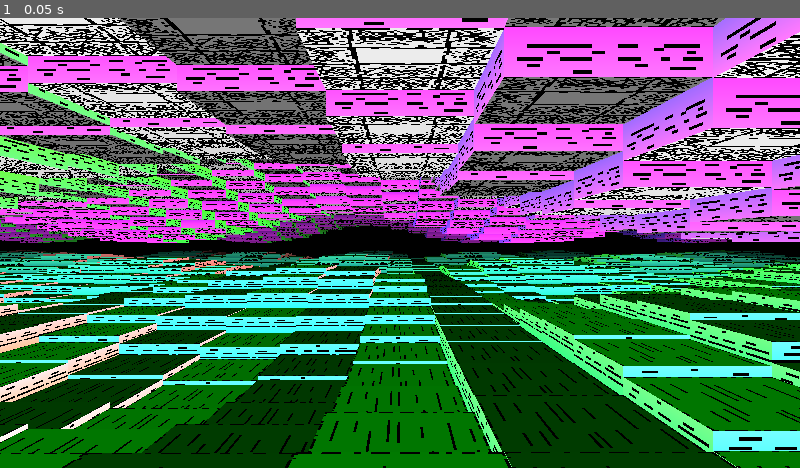
Above: before the commit, frame 1.
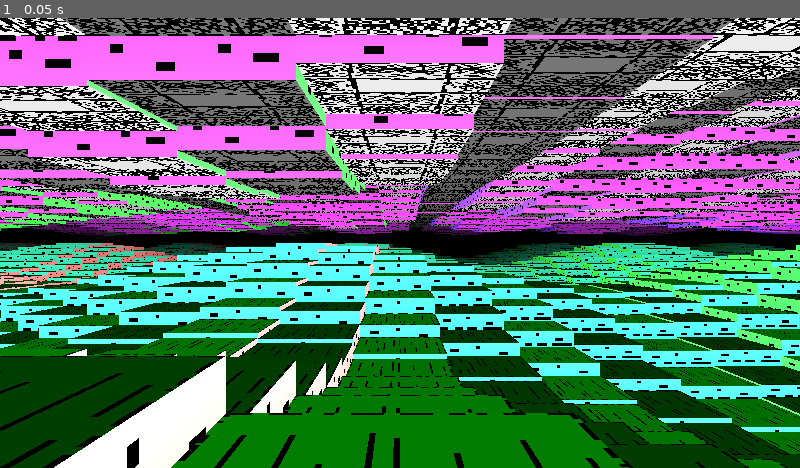
Above: after the commit, the same moment.

Repository: paulguy/3d-dungeon-test
Game: Godot game, scene res://node_3d.tscn
The game is run twice, just before and just after one commit, with the same random seed, the same clock (stepped at 60 frames per second) and the same inputs.
Inputs:
- Up to frame 1 (0.05 s): no input

The runs differ from the first frame. In frame 1, 76% of the frame differs, in the area x 0-100%, y 0-100%.

Commit message:
Allow to specify both top and bottom heights.
Also, apply top and bottom texture to both faces on both floor and
ceiling to allow for a bit more flexibility in some things.

Diff:
--- a/multi_mesh_instance_3d.gd
+++ b/multi_mesh_instance_3d.gd
@@ -1,6 +1,7 @@
 extends MultiMeshInstance3D
 
-var _heights_and_face_offsets : Image
+var _face_heights : Image
+var _face_offsets : Image
 var _face_hues_and_biases : Image
 var _floor_north_south_hues : Image
 var _floor_north_south_biases : Image
@@ -12,7 +13,8 @@
 var _ceiling_east_west_hues : Image
 var _ceiling_east_west_biases : Image
 var _ceiling_side_texture_offsets : Image
-var heights_and_face_offsets_tex : ImageTexture
+var face_heights_tex : ImageTexture
+var face_offsets_tex : ImageTexture
 var face_hues_and_biases_tex : ImageTexture
 var floor_north_south_hues_tex : ImageTexture
 var floor_north_south_biases_tex : ImageTexture
@@ -32,8 +34,8 @@
 var positions_west : ImageTexture
 
 func set_view_parameters(mesh : MeshInstance3D, fov : float, depth : int,
-						 texture : CompressedTexture2D,
-						 heights_and_face_offsets : Image, face_hues_and_biases : Image,
+						 texture : CompressedTexture2D, face_heights : Image,
+						 face_offsets : Image, face_hues_and_biases : Image,
 						 floor_north_south_hues : Image, floor_north_south_biases : Image,
 						 floor_east_west_hues : Image, floor_east_west_biases : Image,
 						 floor_side_texture_offsets : Image,
@@ -74,7 +76,8 @@
 	for i in len(positions):
 		multimesh.set_instance_transform(i, Transform3D(Basis(), Vector3(positions[i].x, 0.0, positions[i].y)))
 		multimesh.set_instance_transform(len(positions) + i, Transform3D(Basis(), Vector3(positions[i].x, 0.0, positions[i].y)))
-	_heights_and_face_offsets = heights_and_face_offsets
+	_face_heights = face_heights
+	_face_offsets = face_offsets
 	_face_hues_and_biases = face_hues_and_biases
 	_floor_north_south_hues = floor_north_south_hues
 	_floor_north_south_biases = floor_north_south_biases
@@ -86,7 +89,8 @@
 	_ceiling_east_west_hues = ceiling_east_west_hues
 	_ceiling_east_west_biases = ceiling_east_west_biases
 	_ceiling_side_texture_offsets = ceiling_side_texture_offsets
-	heights_and_face_offsets_tex = ImageTexture.create_from_image(heights_and_face_offsets)
+	face_heights_tex = ImageTexture.create_from_image(face_heights)
+	face_offsets_tex = ImageTexture.create_from_image(face_offsets)
 	face_hues_and_biases_tex = ImageTexture.create_from_image(face_hues_and_biases)
 	floor_north_south_hues_tex = ImageTexture.create_from_image(floor_north_south_hues)
 	floor_north_south_biases_tex = ImageTexture.create_from_image(floor_north_south_biases)
@@ -98,8 +102,8 @@
 	ceiling_east_west_hues_tex = ImageTexture.create_from_image(ceiling_east_west_hues)
 	ceiling_east_west_biases_tex = ImageTexture.create_from_image(ceiling_east_west_biases)
 	ceiling_side_texture_offsets_tex = ImageTexture.create_from_image(ceiling_side_texture_offsets)
-	_mesh.mesh.material.set_shader_parameter(&'heights_and_face_offsets',
-											heights_and_face_offsets_tex)
+	_mesh.mesh.material.set_shader_parameter(&'face_heights', face_heights_tex)
+	_mesh.mesh.material.set_shader_parameter(&'face_offsets', face_offsets_tex)
 	_mesh.mesh.material.set_shader_parameter(&'face_hues_and_biases',
 											face_hues_and_biases_tex)
 	_mesh.mesh.material.set_shader_parameter(&'face_hues_and_biases',
@@ -125,7 +129,8 @@
 	_mesh.mesh.material.set_shader_parameter(&'ceiling_side_texture_offsets',
 											ceiling_side_texture_offsets_tex)
 
-func refresh(heights_and_face_offsets : Image, face_hues_and_biases : Image,
+func refresh(face_heights : Image, face_offsets : Image,
+			 face_hues_and_biases : Image,
 			 floor_north_south_hues : Image, floor_north_south_biases : Image,
 			 floor_east_west_hues : Image, floor_east_west_biases : Image,
 			 floor_side_texture_offsets : Image,
--- a/node_3d.gd
+++ b/node_3d.gd
@@ -9,7 +9,8 @@
 
 var pos : Vector2i
 
-var heights_and_face_offsets : Image
+var face_heights : Image
+var face_offsets : Image
 var face_hues_and_biases : Image
 var floor_north_south_hues : Image
 var floor_north_south_biases : Image
@@ -23,7 +24,8 @@
 var ceiling_side_texture_offsets : Image
 
 func _ready():
-	heights_and_face_offsets = Image.create_empty(TEST_WORLD_WIDTH, TEST_WORLD_HEIGHT, false, Image.FORMAT_RGBAF)
+	face_heights = Image.create_empty(TEST_WORLD_WIDTH, TEST_WORLD_HEIGHT, false, Image.FORMAT_RGBAF)
+	face_offsets = Image.create_empty(TEST_WORLD_WIDTH, TEST_WORLD_HEIGHT, false, Image.FORMAT_RGBAF)
 	face_hues_and_biases = Image.create_empty(TEST_WORLD_WIDTH, TEST_WORLD_HEIGHT, false, Image.FORMAT_RGBAF)
 	floor_north_south_hues = Image.create_empty(TEST_WORLD_WIDTH, TEST_WORLD_HEIGHT, false, Image.FORMAT_RGBAF)
 	floor_north_south_biases = Image.create_empty(TEST_WORLD_WIDTH, TEST_WORLD_HEIGHT, false, Image.FORMAT_RGBAF)
@@ -49,6 +51,7 @@
 	ceiling_east_west_hues.fill(Color(0.3, 0.5, 0.7, 0.9))
 	ceiling_east_west_biases.fill(Color(0.5, 1.5, 0.5, 1.5))
 	ceiling_side_texture_offsets.fill(Color(2.0, 2.0, 2.0, 2.0))
+	face_offsets.fill(Color(0.0, 3.0, 0.0, 0.0))
 
 	for y in TEST_WORLD_WIDTH:
 		for x in TEST_WORLD_HEIGHT:
@@ -57,14 +60,15 @@
 													   0.0,
 													   0.5 / div,
 													   1.0 / div))
-			heights_and_face_offsets.set_pixel(x, y, Color((sin(x / 2.0) * cos(y / 2.0)) / 2.0 - 1.5,
-														   (sin(x / 2.0) + cos(y / 2.0)) / 2.0 + 1.5,
-														   0.0,
-														   3.0))
+			face_heights.set_pixel(x, y, Color(3.0,
+											   (sin(x / 2.0) * cos(y / 2.0)) / 2.0 + 1.5,
+											   (sin(x / 2.0) + cos(y / 2.0)) / 2.0 - 1.5,
+											   -3.0))
 
 	$'MultiMeshInstance3D'.set_view_parameters($'Pillar', $'Camera3D'.fov, VIEW_DEPTH,
 											   load("res://textures.png"),
-											   heights_and_face_offsets,
+											   face_heights,
+											   face_offsets,
 											   face_hues_and_biases,
 											   floor_north_south_hues,
 											   floor_north_south_biases,
@@ -77,7 +81,8 @@
 											   ceiling_east_west_biases,
 											   ceiling_side_texture_offsets)
 	$'MultiMeshInstance3D'.refresh(
-		heights_and_face_offsets,
+		face_heights,
+		face_offsets,
 		face_hues_and_biases,
 		floor_north_south_hues,
 		floor_north_south_biases,
--- a/node_3d.gdshader
+++ b/node_3d.gdshader
@@ -3,42 +3,41 @@
 render_mode skip_vertex_transform;
 uniform float max_depth; // max depth of meshes
 uniform int count; // count of meshes
-uniform sampler2D world_positions : filter_nearest;
+uniform sampler2D world_positions;
 uniform vec2 view_pos; // position in map
-uniform sampler2D map_positions : filter_nearest; // Coordinate offsets for looking up data in textures
+uniform sampler2D map_positions; // Coordinate offsets for looking up data in textures
 
 // r = floor height
 // g = ceiling height
 // b = floor texture offset
 // a = ceiling texture_offset
-uniform sampler2D heights_and_face_offsets : filter_nearest;
+uniform sampler2D face_heights;
+uniform sampler2D face_offsets;
 // r = floor hue
 // g = ceiling hue
 // b = floor bias
 // a = ceiling bias
-uniform sampler2D face_hues_and_biases : filter_nearest;
+uniform sampler2D face_hues_and_biases;
 // r - north top
 // g - north bottom
 // b - south top
 // a - south bottom
-uniform sampler2D floor_north_south_hues : filter_nearest;
-uniform sampler2D floor_north_south_biases : filter_nearest;
-uniform sampler2D floor_east_west_hues : filter_nearest;
-uniform sampler2D floor_east_west_biases : filter_nearest;
+uniform sampler2D floor_north_south_hues;
+uniform sampler2D floor_north_south_biases;
+uniform sampler2D floor_east_west_hues;
+uniform sampler2D floor_east_west_biases;
 // r - north
 // g - east
 // b - south
 // a - west
-uniform sampler2D floor_side_texture_offsets : filter_nearest;
-uniform sampler2D ceiling_north_south_hues : filter_nearest;
-uniform sampler2D ceiling_north_south_biases : filter_nearest;
-uniform sampler2D ceiling_east_west_hues : filter_nearest;
-uniform sampler2D ceiling_east_west_biases : filter_nearest;
-uniform sampler2D ceiling_side_texture_offsets : filter_nearest;
+uniform sampler2D floor_side_texture_offsets;
+uniform sampler2D ceiling_north_south_hues;
+uniform sampler2D ceiling_north_south_biases;
+uniform sampler2D ceiling_east_west_hues;
+uniform sampler2D ceiling_east_west_biases;
+uniform sampler2D ceiling_side_texture_offsets;
 uniform sampler2D albedo_texture : filter_nearest;
 /* TODO: block heights
-		 the rest of everything else
-		 textures and mapping stuff for heights
 */
 
 vec3 hue2rgb(float val, float bias) {
@@ -75,6 +74,8 @@
 	float south_face = -min(0.0, NORMAL.z);
 	float west_face = max(0.0, NORMAL.x);
 	float east_face = -min(0.0, NORMAL.x);
+	float top_face = max(0.0, NORMAL.y);
+	float bottom_face = -min(0.0, NORMAL.y);
 	float top_vert = max(VERTEX.y, 0.0) * 2.0;
 	float bottom_vert = min(VERTEX.y, 0.0) * -2.0;
 
@@ -108,11 +109,13 @@
 				(1.0 - (world_pos.y / (max_depth + 1.0)));
 
 	ivec2 tex_size = textureSize(albedo_texture, 0);
-	vec4 height_and_face_offset = texelFetch(heights_and_face_offsets, imap_pos, 0);
+	vec4 mesh_face_heights = texelFetch(face_heights, imap_pos, 0);
+	vec4 mesh_face_offsets = texelFetch(face_offsets, imap_pos, 0);
 	vec4 floor_tex_offsets = texelFetch(floor_side_texture_offsets, imap_pos, 0);
 	vec4 ceiling_tex_offsets = texelFetch(ceiling_side_texture_offsets, imap_pos, 0);
 	vec2 uv_scale = vec2(1.0, float(tex_size.y / tex_size.x));
-	UV = (horiz_face * (((VERTEX.zx + 0.5) + vec2(0.0, height_and_face_offset[2 + ceiling_mesh])) / uv_scale)) +
+	UV = (top_face * (((VERTEX.zx + 0.5) + vec2(0.0, mesh_face_offsets.r)) / uv_scale)) +
+		 (bottom_face * (((VERTEX.zx + 0.5) + vec2(0.0, mesh_face_offsets.g)) / uv_scale)) +
 		 ((north_face * ffloor_mesh) * (((vec2(VERTEX.x, -VERTEX.y) + 0.5) + vec2(0.0, floor_tex_offsets.r)) / uv_scale)) +
 		 ((east_face * ffloor_mesh) * (((vec2(VERTEX.z, -VERTEX.y) + 0.5) + vec2(0.0, floor_tex_offsets.g)) / uv_scale)) +
 		 ((south_face * ffloor_mesh) * (((-VERTEX.xy + 0.5) + vec2(0.0, floor_tex_offsets.b)) / uv_scale)) +
@@ -122,7 +125,10 @@
 		 ((south_face * fceiling_mesh) * (((-VERTEX.xy + 0.5) + vec2(0.0, ceiling_tex_offsets.b)) / uv_scale)) +
 		 ((west_face * fceiling_mesh) * (((-VERTEX.zy + 0.5) + vec2(0.0, ceiling_tex_offsets.a)) / uv_scale));
 
-	VERTEX.y += height_and_face_offset[ceiling_mesh];
+	VERTEX.y += ((top_vert * fceiling_mesh) * mesh_face_heights.r) +
+				((bottom_vert * fceiling_mesh) * mesh_face_heights.g) +
+				((top_vert * ffloor_mesh) * mesh_face_heights.b) +
+				((bottom_vert * ffloor_mesh) * mesh_face_heights.a);
 	VERTEX = (MODELVIEW_MATRIX * vec4(VERTEX, 1.0)).xyz;
 	NORMAL = normalize((MODELVIEW_MATRIX * vec4(NORMAL, 0.0)).xyz);
 	BINORMAL = normalize((MODELVIEW_MATRIX * vec4(BINORMAL, 0.0)).xyz);
